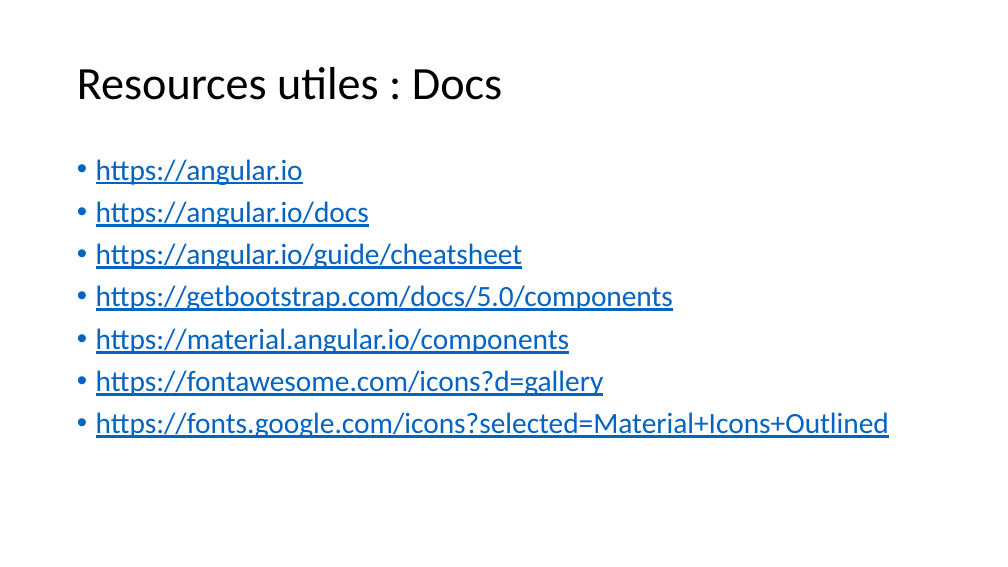
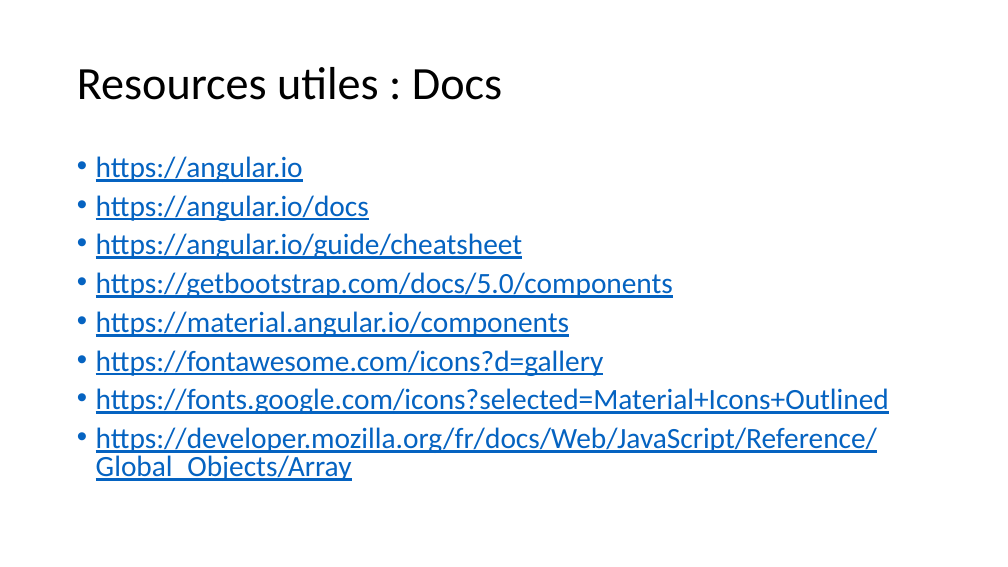
Before and after one commit to sidielmoctar/angular_seminaire_2022, a slide deck: slide 1 of 2.docs/resources_utile.pptx. Drawn at 1008x567 pixels with LibreOffice and Linux fonts; fonts in the diff are those of the drawing. Boxes give left, top, right and bottom in pixels: in the first picture for what was removed or moved away, otherwise in the second. Text is boxed around its words. In the diff, an @@ line names an element or a change of style, - is before the commit and + after.

Commit message:
exo 6 + update ressource utile

```diff
--- a/2.docs/resources_utile.pptx
+++ b/2.docs/resources_utile.pptx
@@ text at <box>96,156,889,414</box>: line spacing 0.9 to 0.8 @@
@@ text at <box>96,427,877,481</box>: paragraph added @@
+• https://developer.mozilla.org/fr/docs/Web/JavaScript/Reference/Global_Objects/Array
```
Also in this commit, not shown: 8 other files.
